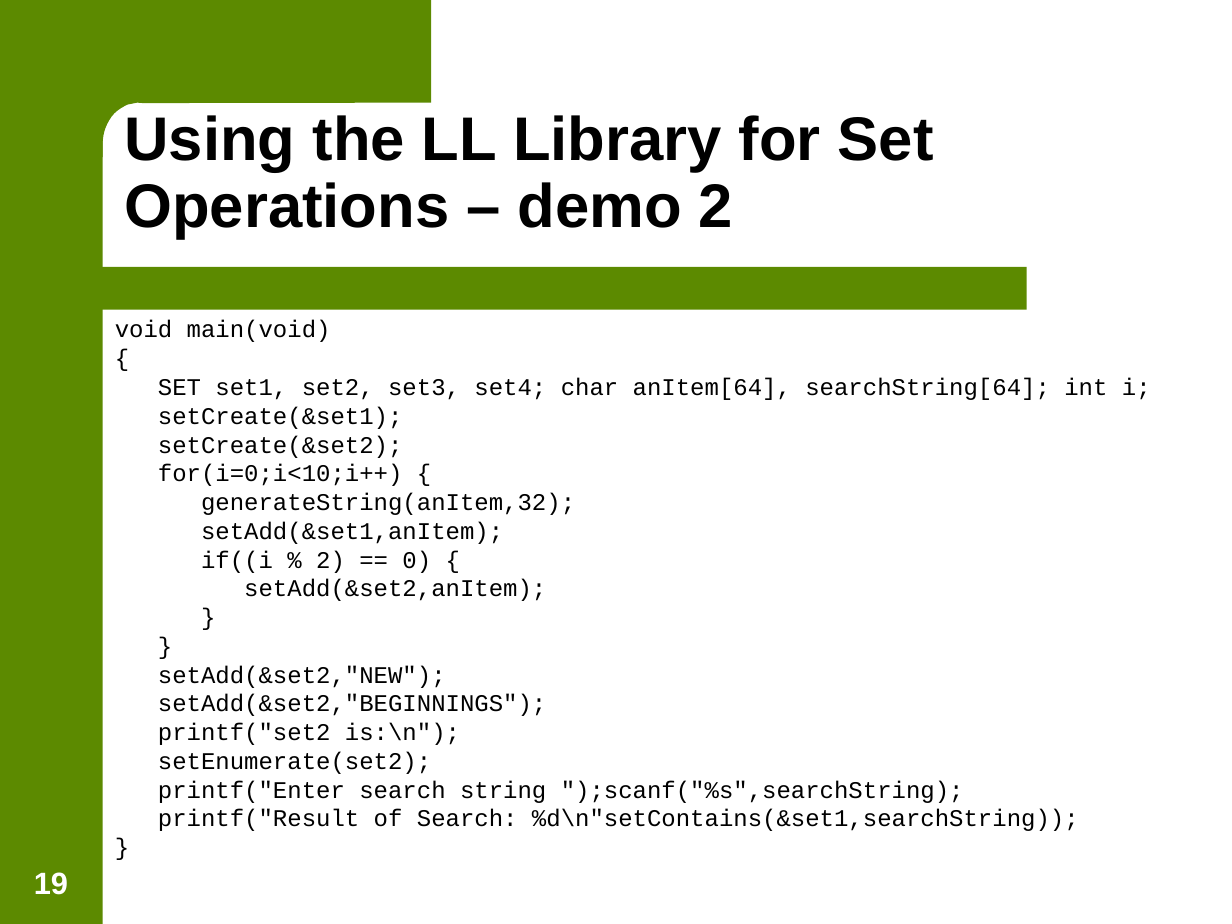
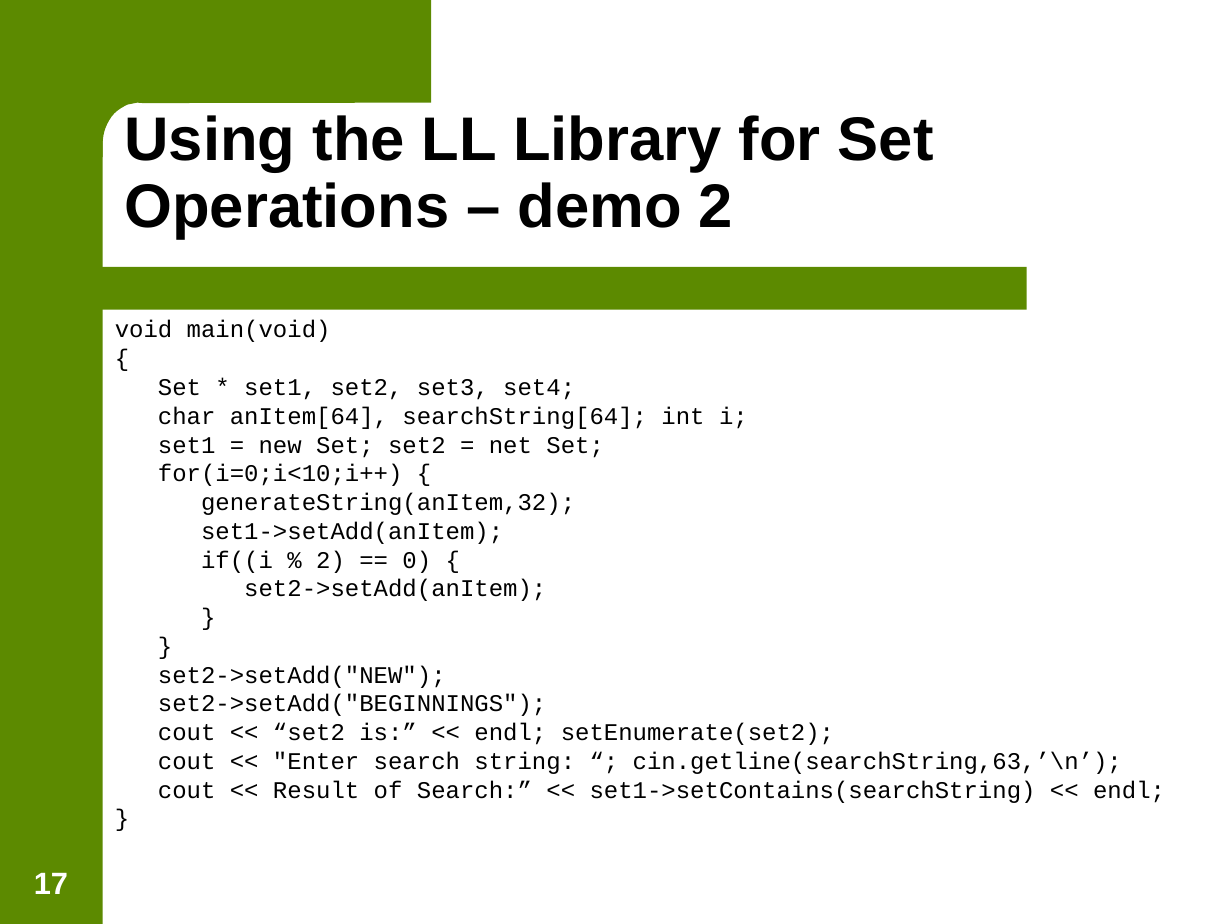
Before and after one commit to jasongraalum/NB_2018, a slide deck: slide 17 of Summer/Material/Lecture_Slides/Lecture 11 - Trees.ppt (slide 19 before the commit). Drawn at 1232x924 pixels with LibreOffice and Linux fonts; fonts in the diff are those of the drawing; background and template pictures are left out. Boxes give left, top, right and bottom in pixels: in the first picture for what was removed or moved away, otherwise in the second. Text is boxed around its words. In the diff, an @@ line names an element or a change of style, - is before the commit and + after.

```diff
--- a/Summer/Material/Lecture_Slides/Lecture 11 - Trees.ppt
+++ b/Summer/Material/Lecture_Slides/Lecture 11 - Trees.ppt
@@ text at <box>158,379,748,458</box>: text changed @@
-SET set1, set2, set3, set4; char anItem[64], searchString[64]; int i;
-setCreate(&set1);
-setCreate(&set2);
+Set * set1, set2, set3, set4;
+char anItem[64], searchString[64]; int i;
+set1 = new Set; set2 = net Set;
@@ text at <box>201,521,503,544</box>: text changed @@
-setAdd(&set1,anItem);
+set1->setAdd(anItem);
@@ text at <box>244,579,546,601</box>: text changed @@
-setAdd(&set2,anItem);
+set2->setAdd(anItem);
@@ text at <box>158,665,1165,803</box>: text changed @@
-setAdd(&set2,"NEW");
-setAdd(&set2,"BEGINNINGS");
-printf("set2 is:\n");
-setEnumerate(set2);
-printf("Enter search string ");scanf("%s",searchString);
-printf("Result of Search: %d\n"setContains(&set1,searchString));
+set2->setAdd("NEW");
+set2->setAdd("BEGINNINGS");
+cout << “set2 is:” << endl; setEnumerate(set2);
+cout << "Enter search string: “; cin.getline(searchString,63,’\n’);
+cout << Result of Search:” << set1->setContains(searchString) << endl;
@@ page number at <box>34,872,68,894</box>: text changed @@
-19
+17
```
Also in this commit, not shown: 9 other slides changed, 2 slides removed, 11 other files.
